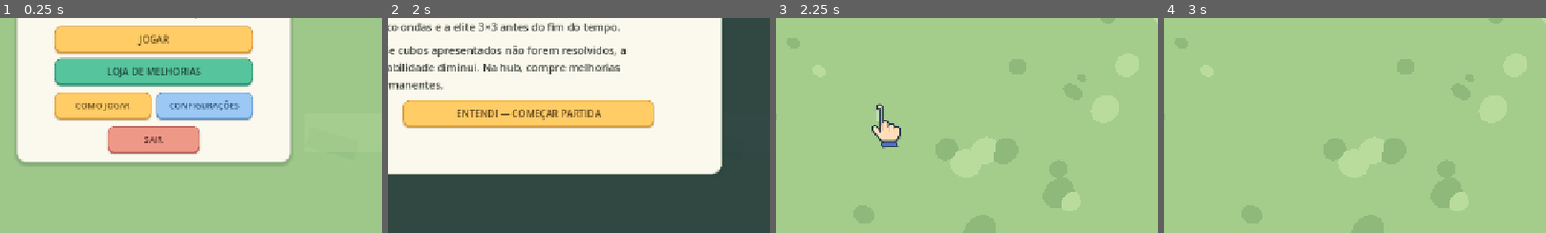
Above: before the commit, frames 1-4 (left to right).
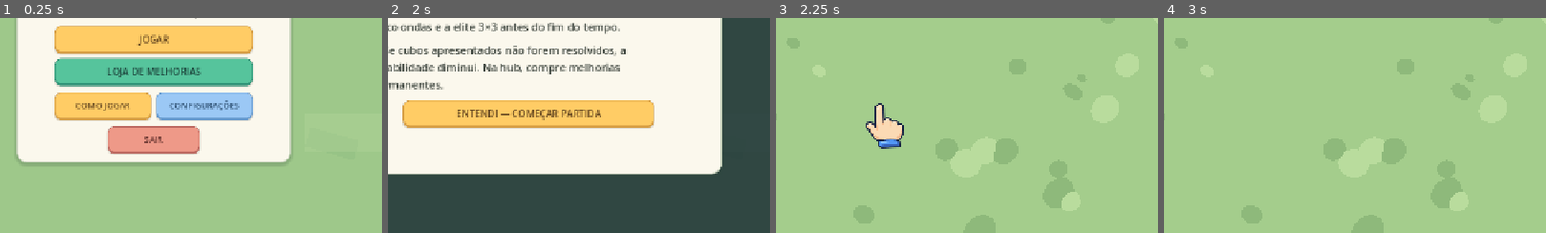
Above: after the commit, the same moments.

Repository: kardecallan566/KubRogue
Game: Godot game, scene res://scenes/c5/hub_stage.tscn
The game is run twice, just before and just after one commit, with the same random seed, the same clock (stepped at 60 frames per second) and the same inputs.
Inputs:
- Up to frame 1 (0.25 s): no input
- Up to frame 2 (2 s): click "JOGAR" at 0.5 s; click "JOGAR" at 1.25 s
- Up to frame 3 (2.25 s): click "COMO JOGAR" at 2 s
- Up to frame 4 (3 s): click "REINICIAR" at 2.75 s
The pictures show only the part of the screen within x 30-80%, y 48-98%; the shares and areas given below are measured in that part.

Frames 1-2 are identical in both runs. In frame 3, 0.9% of the frame differs, in the area x 23-34%, y 39-61%; in frame 4, nothing differs.

Commit message:
feat(c5): new 2D open/grip hand sprites that respond to held cube rotations

Diff:
--- a/scripts/c5/game_stage.gd
+++ b/scripts/c5/game_stage.gd
@@ -13,7 +13,7 @@
 const BossVisual = preload("res://scripts/visual/cube_3x3.gd")
 const CubeBase = preload("res://scripts/visual/cube_3x3.gd")
 const CubeVisual = preload("res://scripts/visual/cube_2x2.gd")
-const HandCursor = preload("res://scripts/visual/hand_cursor_2d.gd")
+const HandCursor = preload("res://scripts/c5/hand_cursor_sprite.gd")
 const ACTION_INTERVAL := 0.34
 const ROTATION_DURATION := 0.26
 const TARGET_RADIUS := 0.95
@@ -712,6 +712,13 @@
         ring.visible = playing and int(id) == focused_id
     if is_instance_valid(hand):
         hand.set_targeting(focused_id >= 0)
+        # Keep the fist closed throughout a held rotation, even while the
+        # selected cube is temporarily busy (focused_id may become -1).
+        var grip_now := playing and inside and not on_ui \
+            and Input.is_mouse_button_pressed(MOUSE_BUTTON_LEFT) \
+            and (focused_id >= 0 or action_locked)
+        hand.set_gripping(grip_now)
+        hand.follow_pointer(mouse)
 
     if not playing:
         return
--- /dev/null
+++ b/scripts/c5/hand_cursor_sprite.gd
@@ -0,0 +1,64 @@
+extends Control
+## C5 cursor artwork: two original, transparent 128x128 sprites.
+## The actual mouse position is the hotspot in both modes.
+## Earlier C0-C4 scenes keep their original procedural hand.
+const OPEN_HAND = preload("res://assets/c5/hand_open.png")
+const GRIP_HAND = preload("res://assets/c5/hand_grip.png")
+const CURSOR_SIZE := Vector2(78.0, 78.0)
+const OPEN_HOTSPOT := Vector2(29.0, 6.0)
+const GRIP_HOTSPOT := Vector2(38.0, 22.0)
+
+var is_targeting := false
+var is_gripping := false
+var action_flash := 0.0
+var last_mouse := Vector2.ZERO
+
+func _ready() -> void:
+    mouse_filter = Control.MOUSE_FILTER_IGNORE
+    custom_minimum_size = CURSOR_SIZE
+    size = CURSOR_SIZE
+    pivot_offset = CURSOR_SIZE * 0.5
+    set_process(true)
+
+func get_active_texture() -> Texture2D:
+    return GRIP_HAND if is_gripping else OPEN_HAND
+
+func current_hotspot() -> Vector2:
+    return GRIP_HOTSPOT if is_gripping else OPEN_HOTSPOT
+
+func follow_pointer(mouse: Vector2) -> void:
+    last_mouse = mouse
+    position = mouse - current_hotspot()
+
+func set_targeting(value: bool) -> void:
+    if is_targeting == value:
+        return
+    is_targeting = value
+    queue_redraw()
+
+func set_gripping(value: bool) -> void:
+    if is_gripping == value:
+        return
+    is_gripping = value
+    # Switching sprites must never shift the interaction point.
+    follow_pointer(last_mouse)
+    queue_redraw()
+
+func celebrate_gesture() -> void:
+    action_flash = 0.14
+    queue_redraw()
+
+func _process(delta: float) -> void:
+    if action_flash > 0.0:
+        action_flash = maxf(0.0, action_flash - delta)
+        queue_redraw()
+
+func _draw() -> void:
+    var texture := get_active_texture()
+    draw_texture_rect(texture, Rect2(Vector2.ZERO, CURSOR_SIZE), false)
+    if is_targeting and not is_gripping:
+        draw_arc(current_hotspot(), 7.5, 0.0, TAU, 28,
+            Color("#4ad3a1", 0.77), 1.9, true)
+    if action_flash > 0.0 and is_gripping:
+        draw_arc(current_hotspot(), 10.0 + action_flash * 13.0, 0.0,
+            TAU, 24, Color("#ffe3a0", action_flash / 0.14 * 0.72), 2.0, true)
--- a/tests/integration/test_c5_game.gd
+++ b/tests/integration/test_c5_game.gd
@@ -37,6 +37,23 @@
     get_root().add_child(game)
     check(game.save_ready, "persistent run begins")
     check(game.hand is Control and game.effects is Control, "cursor and particles both 2D")
+    check(not game.hand.is_gripping, "cursor starts open")
+    check(game.hand.get_active_texture().get_width() == 128,
+        "open state loads the actual generated transparent PNG")
+    game.hand.follow_pointer(Vector2(240, 185))
+    check((game.hand.position + game.hand.current_hotspot()).distance_to(Vector2(240, 185)) < 0.01,
+        "open cursor hotspot is aligned with mouse")
+    var idle_texture: Texture2D = game.hand.get_active_texture()
+    game.hand.set_gripping(true)
+    check(game.hand.is_gripping and game.hand.get_active_texture() != idle_texture,
+        "grip state switches to distinct generated closed-hand PNG")
+    check((game.hand.position + game.hand.current_hotspot()).distance_to(Vector2(240, 185)) < 0.01,
+        "closed cursor keeps the same mouse hotspot without jump")
+    game.hand.set_gripping(false)
+    check(game.hand.get_active_texture() == idle_texture,
+        "releasing left mouse returns hand to open state")
+    check(game.hand.mouse_filter == Control.MOUSE_FILTER_IGNORE,
+        "hand cursor never blocks clicks on puzzles")
     check(game.effects.mouse_filter == Control.MOUSE_FILTER_IGNORE, "VFX do not intercept controls")
     check(game.time_bar is ProgressBar and game.stability_bar is ProgressBar and game.wave_bar is ProgressBar,
         "HUD has separate wave/time/stability bars")
Binary file added: assets/c5/hand_grip.png
Binary file added: assets/c5/hand_open.png
Not shown, changed: docs/checkpoints/C5-polish-windows.md
